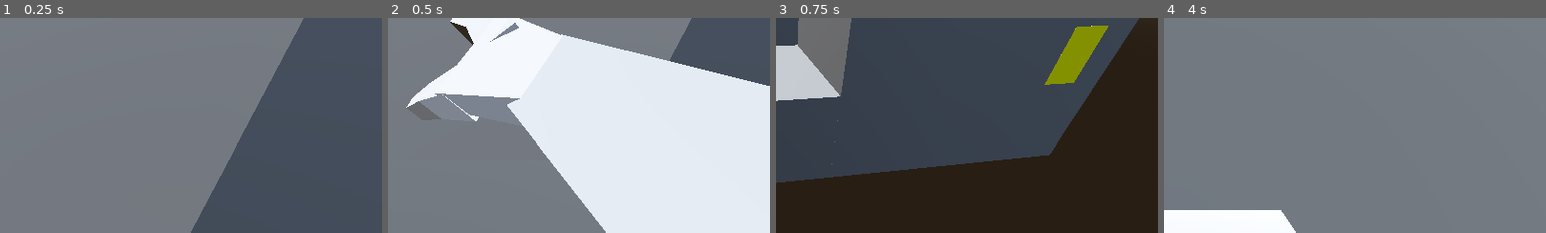
Above: before the commit, frames 1-4 (left to right).
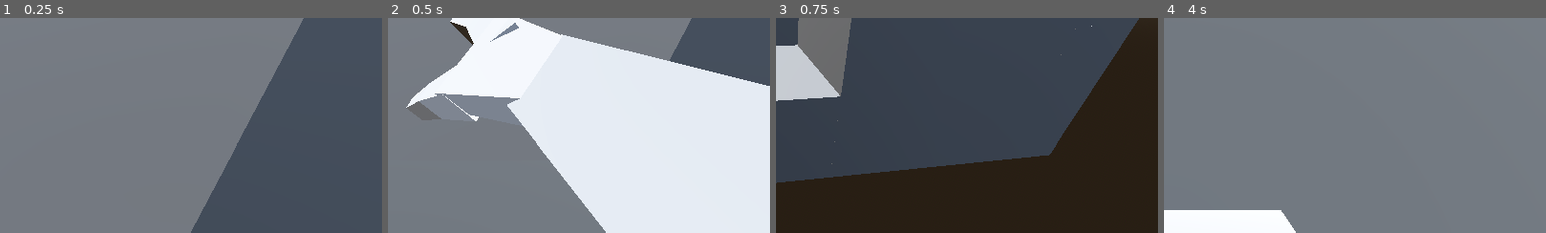
Above: after the commit, the same moments.

Repository: RejectedSpace/family-business
Game: Godot game, scene res://main.tscn
Two runs of this game, one before a commit and one after it. Both use one fixed random seed, a clock stepped at 60 frames per second and the inputs below.
Inputs (mouse positions are % of the whole screen's width and height, from its top left):
- Up to frame 1 (0.25 s): no input
- Up to frame 2 (0.5 s): no input
- Up to frame 3 (0.75 s): tap Enter (ui_accept) at 0.5 s; move the mouse to (72, 45) at 0.52 s; tap 9 (9) at 0.6 s; click (72, 45) at 0.67 s
- Up to frame 4 (4 s): tap Enter (ui_accept) at 0.77, 1.25, 1.52, 2, 2.75, 3.02, 3.5, 3.77 s; tap A (a) at 0.8, 1.35 s; move the mouse to (45, 50) at 1.27 s; tap D (d) at 1.55, 2.1 s; move the mouse to (52, 48) at 2.02 s; tap S (s) at 2.3, 2.85 s; move the mouse to (49, 52) at 2.77 s; tap W (w) at 3.05, 3.6 s; move the mouse to (57, 51) at 3.52 s; tap 9 (9) at 3.8 s
The pictures show only the part of the screen within x 50-100%, y 21-71%; the shares and areas given below are measured in that part.

Frames 1-2 are identical in both runs. In frame 3, 2.1% of the frame differs, in the area x 70-87%, y 3-32%; in frame 4, nothing differs.

Commit message:
Nav Mesh Fixes
FIXES
- Fixed Nav Mesh not connecting between rooms in certain rotations/translations

DEV NOTES
- Added assertion testing to door names and positions
- Updated function getters
- Added invisible platform to doors to extend nav mesh
- Shortened visible door platform to avoid overlap in model/nav mesh
- Made door connection of new rooms more robust by passing its index instead of its name

Diff:
--- a/Doors/door.gd
+++ b/Doors/door.gd
@@ -10,10 +10,21 @@
 var single: bool
 
 func _ready() -> void:
-	single = name.begins_with("s")
+	if name.begins_with("s"):
+		assert(
+			(fmod(position.x, 64) == 32) != (fmod(position.z, 64) == 32),
+			"Door is not placed or named correctly (Door: " + name + ", Room: " + get_parent().get_parent().name + ")"
+		)
+		single = true
+	else:
+		assert(name.begins_with("d"), "Door name must begin with 's' or 'd' (Door: " + name + ", Room: " + get_parent().get_parent().name + ")")
+		single = false
+
 	set_enabled(false)
+
 	if nav.navigation_mesh.get_reference_count() > 1:
 		nav.navigation_mesh = nav.navigation_mesh.duplicate()
+
 
 func set_enabled(value: bool) -> void:
 	nav.set_enabled(value)
@@ -37,10 +48,13 @@
 			return PI / 2
 	return -1
 
+func get_nav() -> NavigationRegion3D:
+	return nav
+
 func is_single() -> bool:
 	return single
 
-func find_map_origin(distance: float = 0, connector: bool = false) -> Vector3:
+func get_map_origin(distance: float = 0, connector: bool = false) -> Vector3:
 	var z_facing: bool = not is_equal_approx(get_direction(), PI/2) and not is_equal_approx(get_direction(), -PI/2)
 	var pos_facing: bool = is_zero_approx(get_direction()) or is_equal_approx(get_direction(), PI/2)
 	var connector_offset: float = -0.5 if is_single() else -1.0 if connector == pos_facing == z_facing else 0.0
--- a/Doors/door_east.tscn
+++ b/Doors/door_east.tscn
@@ -3,18 +3,15 @@
 [ext_resource type="Script" uid="uid://d4f5uo8mpyy1j" path="res://Doors/door.gd" id="1_c2txb"]
 
 [sub_resource type="NavigationMesh" id="NavigationMesh_pkg53"]
-vertices = PackedVector3Array(-3, 2.5, -10, -3, 2.5, 10, 3, 2.5, 10, 3, 2.5, -10)
+vertices = PackedVector3Array(0, 2.5, -10, 0, 2.5, 10, 4, 2.5, 10, 4, 2.5, -10)
 polygons = [PackedInt32Array(3, 2, 0), PackedInt32Array(0, 2, 1)]
 agent_height = 24.0
 agent_radius = 0.0
 filter_baking_aabb = AABB(0, 0, 0, 4, 4, 20)
-filter_baking_aabb_offset = Vector3(-2, 0, -10)
+filter_baking_aabb_offset = Vector3(0, 0, -10)
 
 [sub_resource type="StandardMaterial3D" id="StandardMaterial3D_guyjh"]
 albedo_color = Color(0.50534403, 0.5053441, 0.50534403, 1)
-
-[sub_resource type="StandardMaterial3D" id="StandardMaterial3D_c2txb"]
-albedo_color = Color(0, 1, 1, 1)
 
 [node name="DoorEast" type="Node3D" unique_id=959934092]
 script = ExtResource("1_c2txb")
@@ -24,12 +21,22 @@
 [node name="NavigationRegion3D" type="NavigationRegion3D" parent="." unique_id=486383468]
 visible = false
 navigation_mesh = SubResource("NavigationMesh_pkg53")
+enabled = false
+use_edge_connections = false
 
 [node name="CSGBox" type="CSGBox3D" parent="NavigationRegion3D" unique_id=1315780362]
-transform = Transform3D(-1, 0, -8.742278e-08, 0, 1, 0, 8.742278e-08, 0, -1, 0, 1, 0)
+transform = Transform3D(-1, 0, -8.742278e-08, 0, 1, 0, 8.742278e-08, 0, -1, 1, 1, 0)
 use_collision = true
 collision_layer = 3
-size = Vector3(4, 2, 24)
+size = Vector3(2, 2, 24)
+material = SubResource("StandardMaterial3D_guyjh")
+
+[node name="CSGBox2" type="CSGBox3D" parent="NavigationRegion3D" unique_id=1492383607]
+transform = Transform3D(-1, 0, -8.742278e-08, 0, 1, 0, 8.742278e-08, 0, -1, 3, 1, 0)
+visible = false
+use_collision = true
+collision_layer = 3
+size = Vector3(2, 2, 24)
 material = SubResource("StandardMaterial3D_guyjh")
 
 [node name="Blocker" type="CSGBox3D" parent="." unique_id=1405926083]
@@ -37,4 +44,3 @@
 use_collision = true
 collision_layer = 3
 size = Vector3(2, 38, 24)
-material = SubResource("StandardMaterial3D_c2txb")
--- a/Doors/door_north.tscn
+++ b/Doors/door_north.tscn
@@ -3,18 +3,15 @@
 [ext_resource type="Script" uid="uid://d4f5uo8mpyy1j" path="res://Doors/door.gd" id="1_ngk0s"]
 
 [sub_resource type="NavigationMesh" id="NavigationMesh_v6xrn"]
-vertices = PackedVector3Array(-10, 2.5, -3, -10, 2.5, 3, 10, 2.5, 3, 10, 2.5, -3)
+vertices = PackedVector3Array(-10, 2.5, -4, -10, 2.5, 0, 10, 2.5, 0, 10, 2.5, -4)
 polygons = [PackedInt32Array(3, 2, 0), PackedInt32Array(0, 2, 1)]
 agent_height = 24.0
 agent_radius = 0.0
 filter_baking_aabb = AABB(0, 0, 0, 20, 4, 4)
-filter_baking_aabb_offset = Vector3(-10, 0, -2)
+filter_baking_aabb_offset = Vector3(-10, 0, -4)
 
 [sub_resource type="StandardMaterial3D" id="StandardMaterial3D_0phs7"]
 albedo_color = Color(0.50534403, 0.5053441, 0.50534403, 1)
-
-[sub_resource type="StandardMaterial3D" id="StandardMaterial3D_ngk0s"]
-albedo_color = Color(0, 0, 1, 1)
 
 [node name="DoorNorth" type="Node3D" unique_id=634711979]
 script = ExtResource("1_ngk0s")
@@ -25,12 +22,21 @@
 visible = false
 navigation_mesh = SubResource("NavigationMesh_v6xrn")
 enabled = false
+use_edge_connections = false
 
 [node name="CSGBox" type="CSGBox3D" parent="NavigationRegion3D" unique_id=1630717178]
-transform = Transform3D(-1, 0, -8.742278e-08, 0, 1, 0, 8.742278e-08, 0, -1, 0, 1, 0)
+transform = Transform3D(-1, 0, -8.742278e-08, 0, 1, 0, 8.742278e-08, 0, -1, 0, 1, -1)
 use_collision = true
 collision_layer = 3
-size = Vector3(24, 2, 4)
+size = Vector3(24, 2, 2)
+material = SubResource("StandardMaterial3D_0phs7")
+
+[node name="CSGBox2" type="CSGBox3D" parent="NavigationRegion3D" unique_id=782333850]
+transform = Transform3D(-1, 0, -8.742278e-08, 0, 1, 0, 8.742278e-08, 0, -1, 0, 1, -3)
+visible = false
+use_collision = true
+collision_layer = 3
+size = Vector3(24, 2, 2)
 material = SubResource("StandardMaterial3D_0phs7")
 
 [node name="Blocker" type="CSGBox3D" parent="." unique_id=1461451034]
@@ -38,4 +44,3 @@
 use_collision = true
 collision_layer = 3
 size = Vector3(24, 38, 2)
-material = SubResource("StandardMaterial3D_ngk0s")
--- a/Doors/door_south.tscn
+++ b/Doors/door_south.tscn
@@ -3,18 +3,15 @@
 [ext_resource type="Script" uid="uid://d4f5uo8mpyy1j" path="res://Doors/door.gd" id="1_cw7iv"]
 
 [sub_resource type="NavigationMesh" id="NavigationMesh_sl6of"]
-vertices = PackedVector3Array(-10, 2.5, -3, -10, 2.5, 3, 10, 2.5, 3, 10, 2.5, -3)
+vertices = PackedVector3Array(-10, 2.5, 0, -10, 2.5, 4, 10, 2.5, 4, 10, 2.5, 0)
 polygons = [PackedInt32Array(3, 2, 0), PackedInt32Array(0, 2, 1)]
 agent_height = 24.0
 agent_radius = 0.0
 filter_baking_aabb = AABB(0, 0, 0, 20, 4, 4)
-filter_baking_aabb_offset = Vector3(-10, 0, -2)
+filter_baking_aabb_offset = Vector3(-10, 0, 0)
 
 [sub_resource type="StandardMaterial3D" id="StandardMaterial3D_uw0xy"]
 albedo_color = Color(0.50534403, 0.5053441, 0.50534403, 1)
-
-[sub_resource type="StandardMaterial3D" id="StandardMaterial3D_cw7iv"]
-albedo_color = Color(1, 1, 0, 1)
 
 [node name="DoorSouth" type="Node3D" unique_id=733808563]
 script = ExtResource("1_cw7iv")
@@ -25,12 +22,21 @@
 visible = false
 navigation_mesh = SubResource("NavigationMesh_sl6of")
 enabled = false
+use_edge_connections = false
 
 [node name="CSGBox" type="CSGBox3D" parent="NavigationRegion3D" unique_id=920089112]
-transform = Transform3D(-1, 0, -8.742278e-08, 0, 1, 0, 8.742278e-08, 0, -1, 0, 1, 0)
+transform = Transform3D(-1, 0, -8.742278e-08, 0, 1, 0, 8.742278e-08, 0, -1, 0, 1, 1)
 use_collision = true
 collision_layer = 3
-size = Vector3(24, 2, 4)
+size = Vector3(24, 2, 2)
+material = SubResource("StandardMaterial3D_uw0xy")
+
+[node name="CSGBox2" type="CSGBox3D" parent="NavigationRegion3D" unique_id=1558161035]
+transform = Transform3D(-1, 0, -8.742278e-08, 0, 1, 0, 8.742278e-08, 0, -1, 0, 1, 3)
+visible = false
+use_collision = true
+collision_layer = 3
+size = Vector3(24, 2, 2)
 material = SubResource("StandardMaterial3D_uw0xy")
 
 [node name="Blocker" type="CSGBox3D" parent="." unique_id=916441167]
@@ -38,4 +44,3 @@
 use_collision = true
 collision_layer = 3
 size = Vector3(24, 38, 2)
-material = SubResource("StandardMaterial3D_cw7iv")
--- a/Doors/door_west.tscn
+++ b/Doors/door_west.tscn
@@ -3,18 +3,15 @@
 [ext_resource type="Script" uid="uid://d4f5uo8mpyy1j" path="res://Doors/door.gd" id="1_quwq1"]
 
 [sub_resource type="NavigationMesh" id="NavigationMesh_quwq1"]
-vertices = PackedVector3Array(-3, 2.5, -10, -3, 2.5, 10, 3, 2.5, 10, 3, 2.5, -10)
+vertices = PackedVector3Array(-4, 2.5, -10, -4, 2.5, 10, 0, 2.5, 10, 0, 2.5, -10)
 polygons = [PackedInt32Array(3, 2, 0), PackedInt32Array(0, 2, 1)]
 agent_height = 24.0
 agent_radius = 0.0
 filter_baking_aabb = AABB(0, 0, 0, 4, 4, 20)
-filter_baking_aabb_offset = Vector3(-2, 0, -10)
+filter_baking_aabb_offset = Vector3(-4, 0, -10)
 
 [sub_resource type="StandardMaterial3D" id="StandardMaterial3D_3b2a4"]
 albedo_color = Color(0.50534403, 0.5053441, 0.50534403, 1)
-
-[sub_resource type="StandardMaterial3D" id="StandardMaterial3D_quwq1"]
-albedo_color = Color(1, 0, 0, 1)
 
 [node name="DoorWest" type="Node3D" unique_id=1699334675]
 script = ExtResource("1_quwq1")
@@ -25,12 +22,21 @@
 visible = false
 navigation_mesh = SubResource("NavigationMesh_quwq1")
 enabled = false
+use_edge_connections = false
 
 [node name="CSGBox" type="CSGBox3D" parent="NavigationRegion3D" unique_id=2131014203]
-transform = Transform3D(-1, 0, -8.742278e-08, 0, 1, 0, 8.742278e-08, 0, -1, 0, 1, 0)
+transform = Transform3D(-1, 0, -8.742278e-08, 0, 1, 0, 8.742278e-08, 0, -1, -1, 1, 0)
 use_collision = true
 collision_layer = 3
-size = Vector3(4, 2, 24)
+size = Vector3(2, 2, 24)
+material = SubResource("StandardMaterial3D_3b2a4")
+
+[node name="CSGBox2" type="CSGBox3D" parent="NavigationRegion3D" unique_id=1497865038]
+transform = Transform3D(-1, 0, -8.742278e-08, 0, 1, 0, 8.742278e-08, 0, -1, -3, 1, 0)
+visible = false
+use_collision = true
+collision_layer = 3
+size = Vector3(2, 2, 24)
 material = SubResource("StandardMaterial3D_3b2a4")
 
 [node name="Blocker" type="CSGBox3D" parent="." unique_id=889917471]
@@ -38,4 +44,3 @@
 use_collision = true
 collision_layer = 3
 size = Vector3(2, 38, 24)
-material = SubResource("StandardMaterial3D_quwq1")
--- a/map.gd
+++ b/map.gd
@@ -43,16 +43,15 @@
 		var new_room_rotation: float = door.get_direction() - d.get_direction() + room_rotation + PI
 		new_room_rotation = snap_rotation(new_room_rotation)
 
-		var d_origin: Vector3 = rotate_vector(d.find_map_origin(), new_room_rotation)
+		var d_origin: Vector3 = rotate_vector(d.get_map_origin(), new_room_rotation)
 		var new_room_origin: Vector3 = door_origin - d_origin + room_origin
 		if map_malloc(room_candidate, new_room_origin, new_room_rotation):
 
 			var new_room: Room = room_candidate.duplicate()
+			new_room.position = map_to_game_coords(new_room_origin, new_room_rotation)
+			new_room.rotation.y = new_room_rotation
 
-			new_room.rotate_y(new_room_rotation)
-			new_room.position = map_to_game_coords(new_room_origin, new_room_rotation)
-
-			return [new_room, d.name]
+			return [new_room, d.get_index()]
 
 	return []
 
@@ -95,7 +94,7 @@
 			continue
 
 		register_door(door)
-		var new_origin: Vector3 = rotate_vector(door.find_map_origin(1, true), room.rotation.y)
+		var new_origin: Vector3 = rotate_vector(door.get_map_origin(1, true), room.rotation.y)
 
 		room_stash.shuffle()
 
@@ -103,7 +102,7 @@
 			var new_room_info: Array = connect_room(origin, room.rotation.y, door, r, new_origin)
 			if not new_room_info.is_empty():
 				var new_room: Room = new_room_info[0]
-				var new_door_index: int = new_room_info[1].substr(1).to_int()
+				var new_door_index: int = new_room_info[1]
 
 				room_queue.append(new_room)
 				add_child(new_room)
--- a/map.tscn
+++ b/map.tscn
@@ -11,7 +11,7 @@
 script = ExtResource("1_c7s6e")
 
 [node name="MainRoom" parent="." unique_id=1486356749 instance=ExtResource("2_iw27f")]
-transform = Transform3D(1, 0, 0, 0, 1, 0, 0, 0, 1, -320, 0, -320)
+transform = Transform3D(1, 0, 0, 0, 1, 0, 0, 0, 1, -192, 0, -320)
 
 [node name="Rooms" type="Node3D" parent="." unique_id=184935504]
 transform = Transform3D(1, 0, 0, 0, 1, 0, 0, 0, 1, -320, 0, -320)
